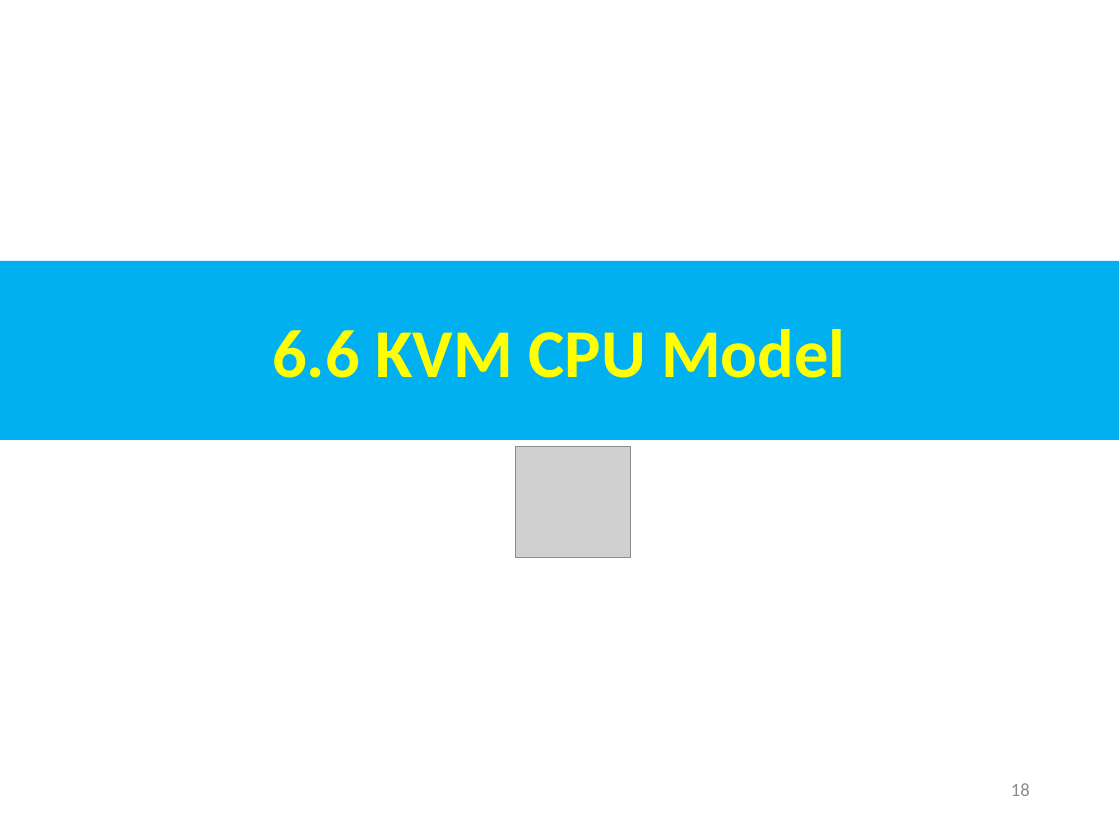
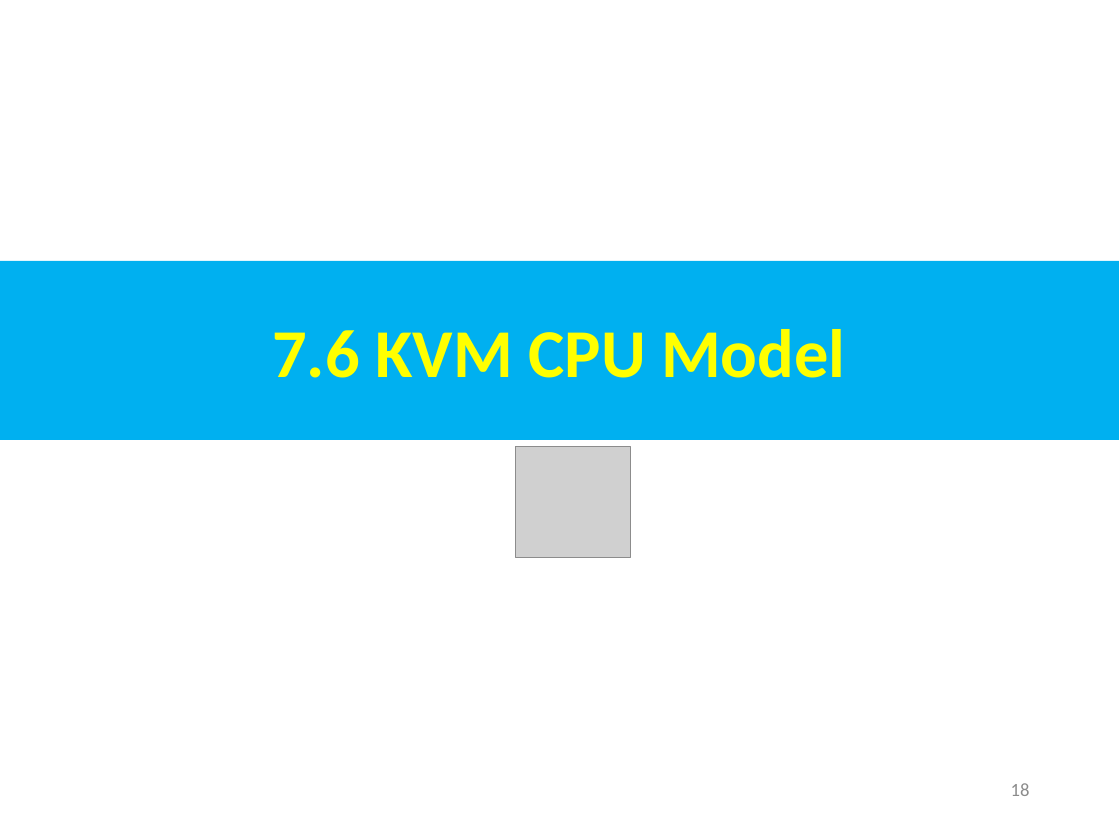
Before and after one commit to peterhchen/AIU_CS850_Gem5_McPAT, a slide deck: slide 18 of 050_Gem5/007.CPUModel/000_Video/007.CPUModel.ppt. Drawn at 1120x840 pixels with LibreOffice and Linux fonts; fonts in the diff are those of the drawing; grey boxes stand for pictures. Boxes give left, top, right and bottom in pixels: in the first picture for what was removed or moved away, otherwise in the second. Text is boxed around its words. In the diff, an @@ line names an element or a change of style, - is before the commit and + after.

```diff
--- a/050_Gem5/007.CPUModel/000_Video/007.CPUModel.ppt
+++ b/050_Gem5/007.CPUModel/000_Video/007.CPUModel.ppt
@@ text in rectangle at (272, 329, 845, 378): text changed @@
-6.6 KVM CPU Model
+7.6 KVM CPU Model
```
Also in this commit, not shown: 62 other slides changed.
